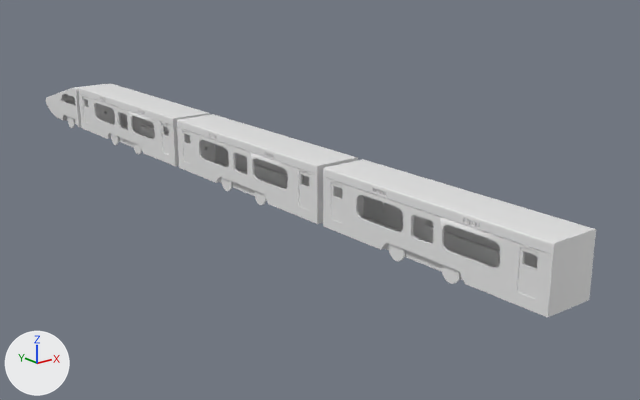
Renders of the FBX model Assets/Nathan/Models/MiniGame3/train.fbx from each side of a commit.
The view is the same before and after, from a 50 mm lens placed at (-14.9, -36.5, 9.13), pointed at (2.85, -14.32, 0.26). Arrows for +X, +Y and +Z are at lower left; the lights stay in place. Where no turn or scale is listed for an object, it has been applied to the vertices.
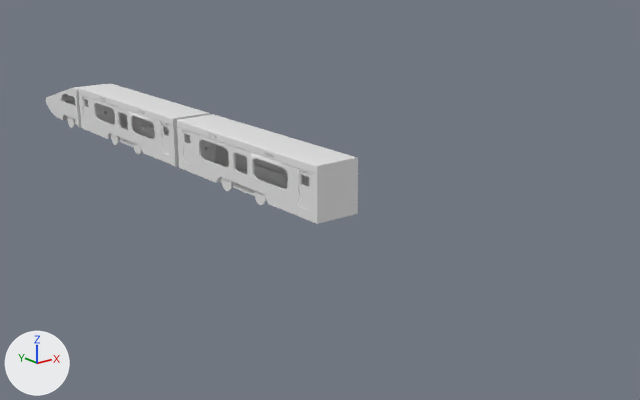
Changed parts and their boxes [x1, y1, x2, y2] in the pictures (640 x 400 px):
'Plane010', deleted
    before: [323, 159, 596, 317]

The change, as a diff of the scene's bpy script:
```diff
--- a/Assets/Nathan/Models/MiniGame3/train.fbx.py
+++ b/Assets/Nathan/Models/MiniGame3/train.fbx.py
@@ ob_plane010 @@
-ob_plane010 = bpy.data.objects.new('Plane010', me_mesh_003)
-ob_plane010.location = (2.84, -16.84, 0.95)
```
